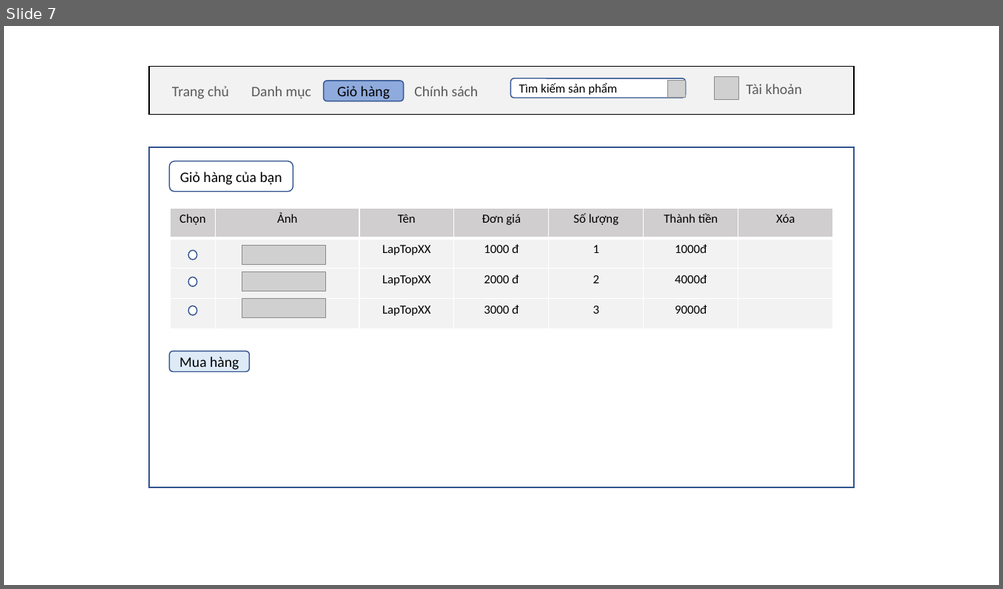
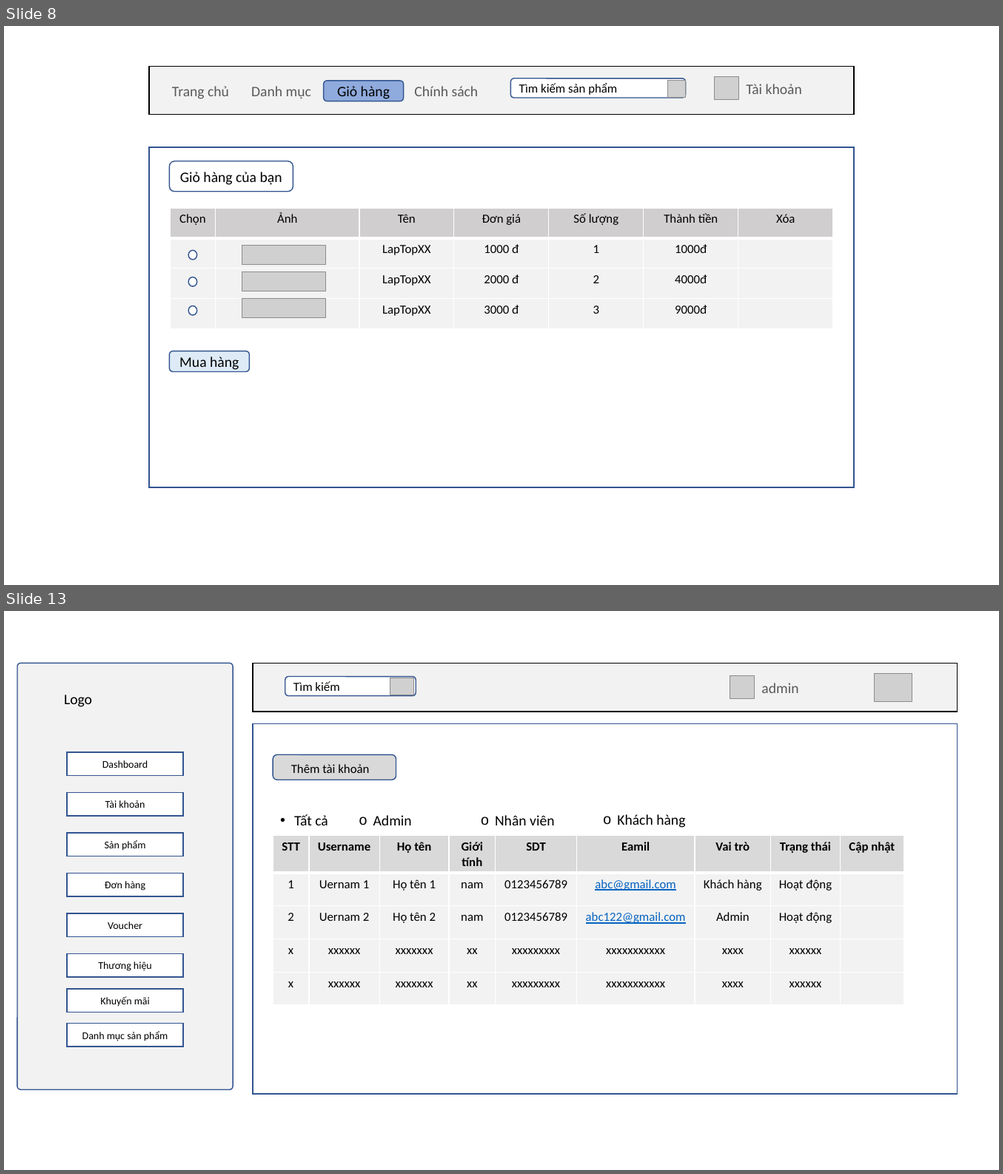
Before and after one commit to nghiemtruong07/DATN, a slide deck: Slide_DATN.pptx. Shown one above the other, each under a label of ours: slide 7 before the commit, slides 8 and 13 after it; the slides between them are not shown. The pictures are 1003x589 and 1003x1174 pixels, drawn with LibreOffice and Linux fonts; fonts in the diff are those of the drawing; grey boxes stand for pictures; background and template pictures are left out. Boxes give left, top, right and bottom in pixels: in the first picture for what was removed or moved away, otherwise in the second. Text is boxed around its words. In the diff, an @@ line names an element or a change of style, - is before the commit and + after.

```diff
--- a/Slide_DATN.pptx
+++ b/Slide_DATN.pptx
@@ slide 13 added at <box>4,611,999,1170</box>, background #FFFFFF @@
@@ group added at <box>253,664,957,712</box>: 3 pictures, 1 rectangle, 1 rounded rectangle, 1 text @@
+Tìm kiếm
+admin
@@ rectangle added at <box>253,723,957,1094</box>, fill #FFFFFF, outline #325491 1 pt @@
@@ rounded rectangle added at <box>273,755,395,780</box>, fill #D9D9D9, outline #325491 1 pt @@
@@ text added at <box>291,764,369,773</box>, 12 pt, text #000000 @@
+Thêm tài khoản
@@ text added at <box>294,815,328,826</box>, 14 pt, text #000000 @@
+• Tất cả
@@ text added at <box>373,815,412,826</box>, 14 pt, text #000000 @@
+o Admin
@@ text added at <box>495,815,554,826</box>, 14 pt, text #000000 @@
+o Nhân viên
@@ text added at <box>617,815,685,828</box>, 14 pt, text #000000 @@
+o Khách hàng
@@ table added at <box>273,835,903,1005</box>, 5 rows, 9 columns @@
+STT | Username | Họ tên | Giới tính | SDT | Eamil | Vai trò | Trạng thái | Cập nhật
+1 | Uernam 1 | Họ tên 1 | nam | 0123456789 | abc@gmail.com | Khách hàng | Hoạt động | 
+2 | Uernam 2 | Họ tên 2 | nam | 0123456789 | abc122@gmail.com | Admin | Hoạt động | 
+x | xxxxxx | xxxxxxx | xx | xxxxxxxxx | xxxxxxxxxxx | xxxx | xxxxxx | 
+x | xxxxxx | xxxxxxx | xx | xxxxxxxxx | xxxxxxxxxxx | xxxx | xxxxxx | 
@@ group added at <box>17,664,233,1090</box>: 8 rectangles, 1 rounded rectangle, 1 text @@
+Logo
+Dashboard
+Tài khoản
+Sản phẩm
+Đơn hàng
+Voucher
+Thương hiệu
+Khuyến mãi
+Danh mục sản phẩm
@@ what was slide 7 is now slide 8 @@
```
Also in this commit, not shown: 5 other slides added, 24 other files.
